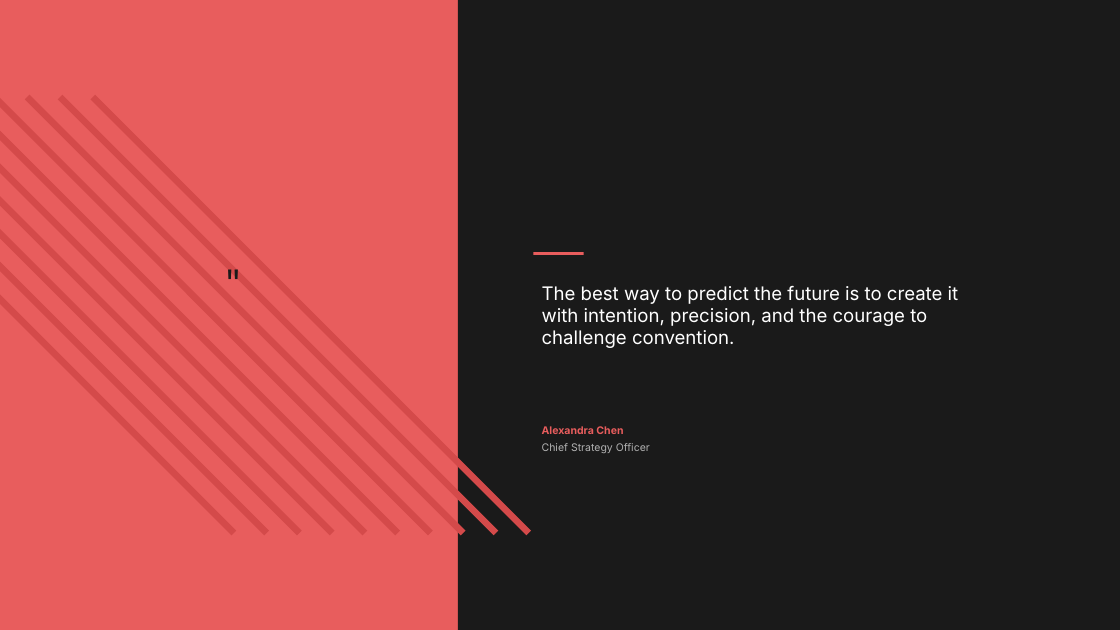
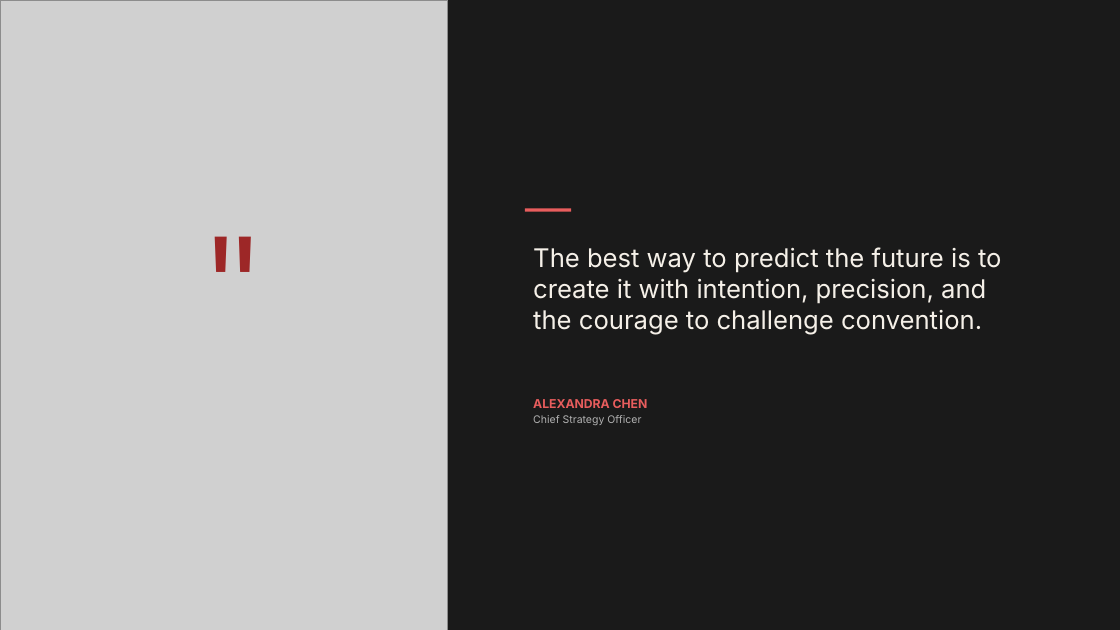
Before and after one commit to hustcer/pptx-nova, a slide deck: slide 7 of assets/examples/coral/deck.pptx. Drawn at 1120x630 pixels with LibreOffice and Linux fonts; fonts in the diff are those of the drawing; grey boxes stand for pictures. Boxes give left, top, right and bottom in pixels: in the first picture for what was removed or moved away, otherwise in the second. Text is boxed around its words. In the diff, an @@ line names an element or a change of style, - is before the commit and + after.

Commit message:
fix(pptx-nova): refine coral deckkit visuals
 - Rework coral SVG hatch textures so split and quote slides fill their panels cleanly without diagonal clipping artifacts.
 - Replace the cover texture with a subtler zigzag treatment closer to the HTML reference.
 - Move impact poster metadata fully into the bottom bar and widen the title box to clear visual gates.
 - Restore objective card badge contrast, sizing, and stat hierarchy, then regenerate coral example assets.
 - Format generated DeckKit example JSON through oxfmt so update, check, and commit hooks stay idempotent.

```diff
--- a/assets/examples/coral/deck.pptx
+++ b/assets/examples/coral/deck.pptx
@@ rectangle removed at (0,0,458,630) @@
@@ picture added at (0,0,448,630) @@
@@ rectangle: place and size @@
-rectangle at (458,0,1120,630)
+rectangle at (448,0,1120,630)
@@ rectangle removed at (0,95,236,535) @@
@@ rectangle removed at (0,95,269,535) @@
@@ rectangle removed at (0,95,302,535) @@
@@ rectangle removed at (0,95,335,535) @@
@@ rectangle removed at (0,95,367,535) @@
@@ rectangle removed at (0,95,400,535) @@
@@ rectangle removed at (0,95,433,535) @@
@@ rectangle removed at (25,95,466,535) @@
@@ rectangle removed at (58,95,499,535) @@
@@ rectangle removed at (90,95,531,535) @@
@@ text """: place and size @@
-text """ at (202,256,265,319)
+text """ at (164,187,302,383)
@@ text """ at (164,187,302,383): size 38 to 140 pt, text colour #1A1A1A to #9D2727 @@
@@ rectangle: place and size @@
-rectangle at (534,252,584,255)
+rectangle at (525,208,571,212)
@@ text "The best way to predict ...": place and size @@
-text "The best way to predict ..." at (542,286,959,348)
+text "The best way to predict ..." at (533,247,1002,334)
@@ text "The best way to predict ..." at (533,247,1002,334): size 16 to 22 pt, text colour #FFFFFF to #F5F0E8 @@
@@ text "Chief Strategy Officer": place and size @@
-text "Chief Strategy Officer" at (542,443,650,453)
+text "Chief Strategy Officer" at (533,415,641,425)
@@ text at (533,399,648,408): text changed; size 9 to 10.5 pt @@
-Alexandra Chen
+ALEXANDRA CHEN
```
Also in this commit, not shown: 8 other slides changed, 6 other files.
